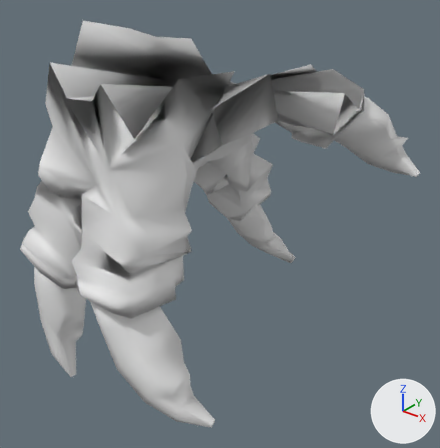
What one commit did to the OBJ model src/main/resources/assets/kn8/meshes/kaiju_no1/hand_left.obj.
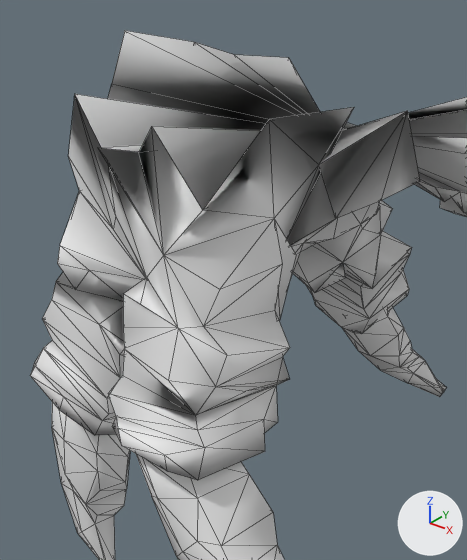
Each version is shown whole from a 50 mm lens placed at (-0.1009, -0.317, 1.0475), pointed at (-0.4034, 0.0611, 0.8131), then close up on the part from 0% to 70% of the width and 0% to 83% of the height. The lights are fixed; the arrows at lower right show +X, +Y and +Z. The first two pictures are the older version. The close-ups show mesh edges as thin lines. Where no turn or scale is listed for an object, it has been applied to the vertices. Vertices at exactly the same position are counted once.

Objects in the first close-up: 'hand_left'.
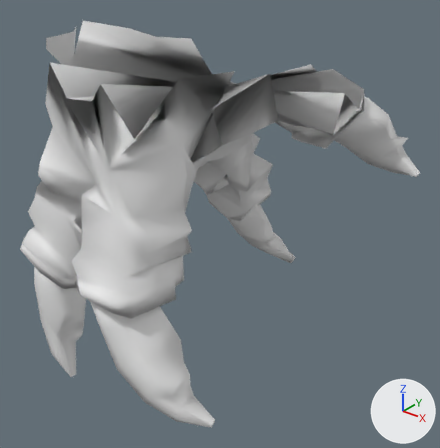
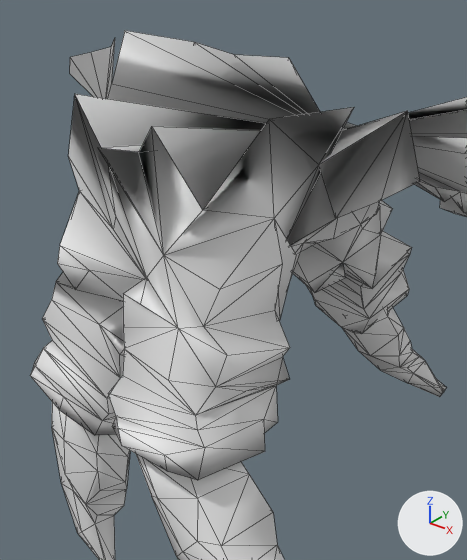
Boxes [x1, y1, x2, y2] around the edits, measured in the close-ups (467 x 560 px):
```json
{"part": 1, "of": "me_hand_left", "change": "added", "after": [70, 39, 115, 99]}
```

Edits to the scene script, one JSON object a line:
```json
{"block": "me_hand_left", "where": "# used by ob_hand_left; location = (0.0, 0.0, 0.0)"}
{"block": "me_hand_left", "where": "# verts and faces of me_hand_left; kept vertices keep their numbers, new ones are numbered from 511"}
{"block": "me_hand_left", "where": "# before: 275 (-0.495, -0.013, 0.946), 291 (-0.503, -0.001, 0.956) at pixel (111, 83)"}
{"op": "remove", "block": "me_hand_left", "code": "me_hand_left.from_pydata(...)  # 511 vertices, 1010 faces; spans x -0.545..-0.287, y -0.097..0.225, z 0.685..0.983"}
{"op": "add", "block": "me_hand_left", "code": "me_hand_left.from_pydata(...)  # 516 vertices, 1015 faces; spans x -0.545..-0.287, y -0.097..0.225, z 0.685..0.983"}
{"block": "me_hand_left", "change": "me_hand_left part 1"}
{"op": "add", "block": "me_hand_left", "code": "verts[511] = (-0.487, -0.011, 0.977)  # pixel (111, 46)"}
{"op": "add", "block": "me_hand_left", "code": "verts[512] = (-0.493, -0.004, 0.98)  # pixel (115, 37)"}
{"op": "add", "block": "me_hand_left", "code": "verts[513] = (-0.488, -0.023, 0.976)  # pixel (91, 52)"}
{"op": "add", "block": "me_hand_left", "code": "verts[514] = (-0.491, -0.035, 0.967)  # pixel (69, 73)"}
{"op": "add", "block": "me_hand_left", "code": "verts[515] = (-0.489, -0.035, 0.975)  # pixel (70, 57)"}
{"op": "add", "block": "me_hand_left", "code": "faces += [(275, 511, 512), (275, 512, 291), (275, 513, 511), (275, 514, 515), (275, 515, 513)]"}
{"block": "me_hand_left", "change": "other edits to the shape of me_hand_left do not show in these pictures"}
```
